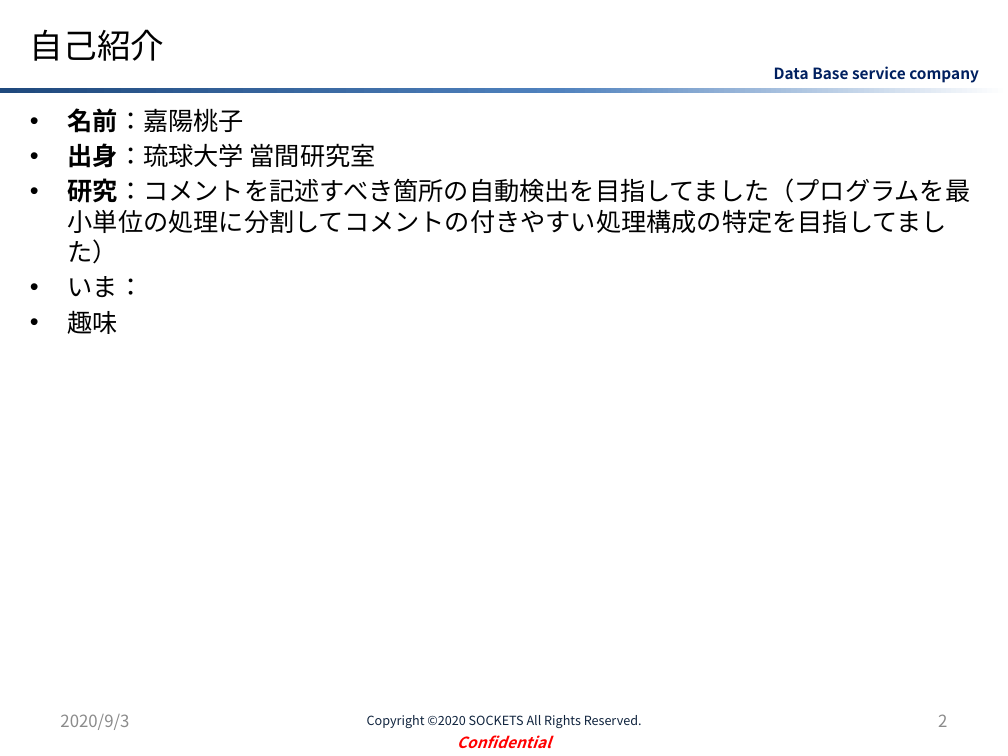
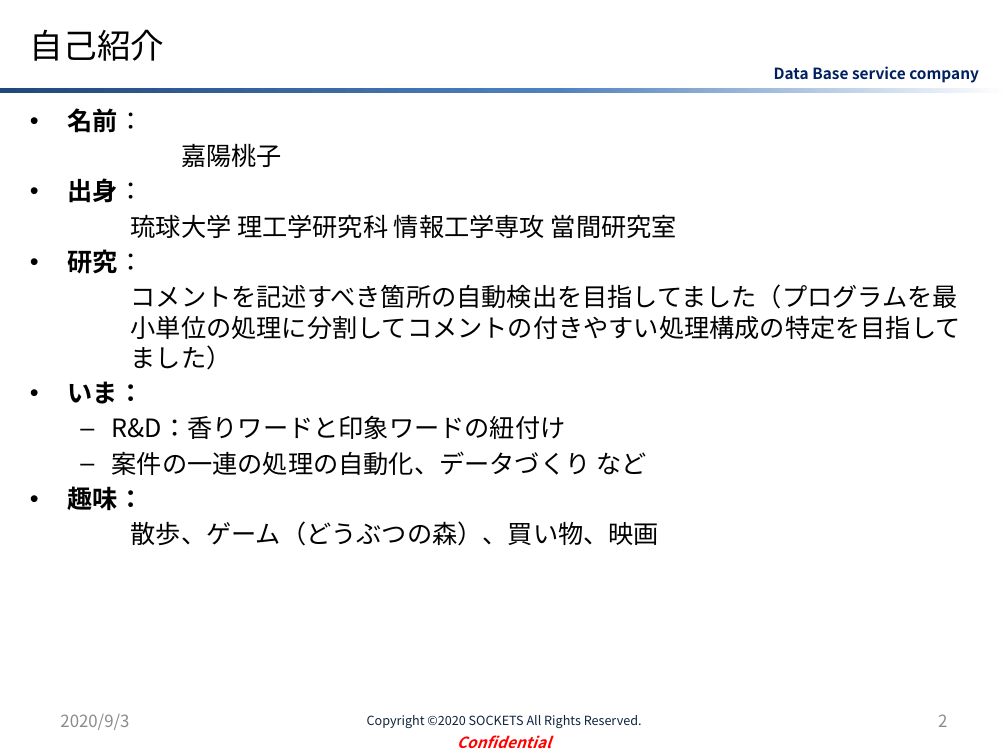
Before and after one commit to emtech-labs/fragrance_words_analysis, a slide deck: slide 2 of material/intern2020_kayo.pptx. Drawn at 1008x756 pixels with LibreOffice and Linux fonts; fonts in the diff are those of the drawing; background and template pictures are left out. Boxes give left, top, right and bottom in pixels: in the first picture for what was removed or moved away, otherwise in the second. Text is boxed around its words. In the diff, an @@ line names an element or a change of style, - is before the commit and + after.

```diff
--- a/material/intern2020_kayo.pptx
+++ b/material/intern2020_kayo.pptx
@@ text at box(68, 108, 961, 370): text changed @@
-• 名前：嘉陽桃子
-• 出身：琉球大学 當間研究室
-• 研究：コメントを記述すべき箇所の自動検出を目指してました（プログラムを最小単位の処理に分割してコメントの付きやすい処理構成の特定を目指してました）
+• 名前：
+  嘉陽桃子
+• 出身：
+    琉球大学 理工学研究科 情報工学専攻 當間研究室
+• 研究：
+    コメントを記述すべき箇所の自動検出を目指してました（プログラムを最小単位の処理に分割してコメントの付きやすい処理構成の特定を目指してました）
@@ text at box(68, 381, 144, 404): bold on in "いま：" @@
@@ text at box(68, 416, 659, 546): text changed @@
-• 趣味
+  – R&D：香りワードと印象ワードの紐付け
+  – 案件の一連の処理の自動化、データづくり など
+• 趣味：
+    散歩、ゲーム（どうぶつの森）、買い物、映画
```
Also in this commit, not shown: 2 other slides changed, 6 other files.
